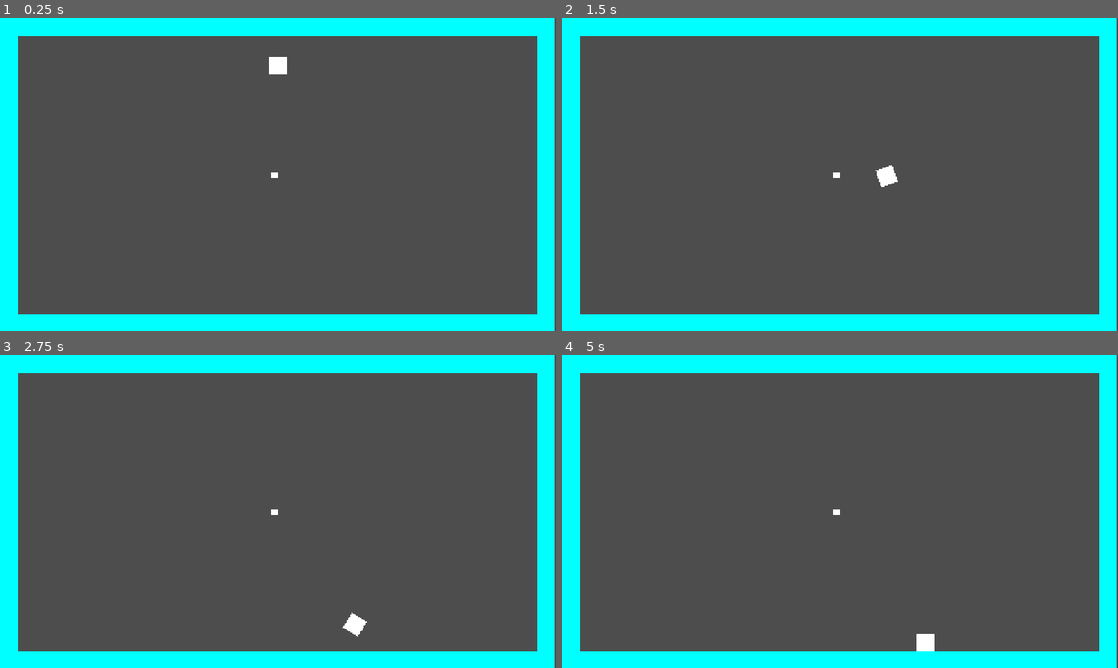
Above: before the commit, frames 1-4 (two rows, left to right).
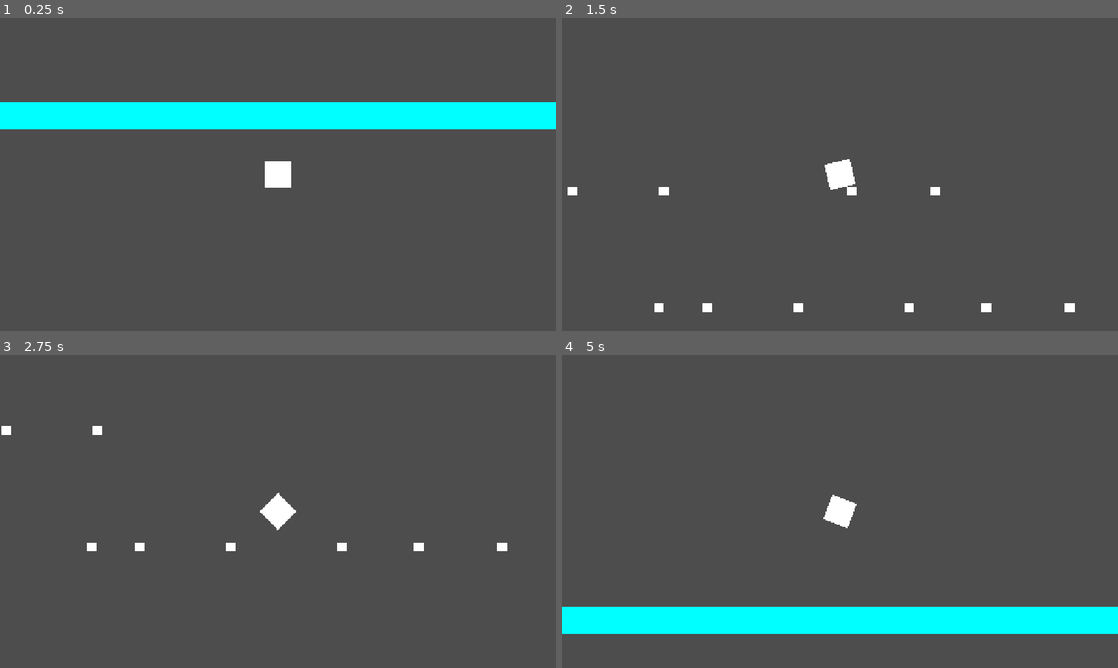
Above: after the commit, the same moments.

Repository: eindoc/2KEEN-Game
Game: Godot game, scene res://scenes/GAME_Plonko/plonko.tscn
Two runs of this game, one before a commit and one after it. Both use one fixed random seed, a clock stepped at 60 frames per second and the inputs below. This scene is started directly instead of the project's main scene.
Inputs:
- Up to frame 1 (0.25 s): no input
- Up to frame 2 (1.5 s): hold D (Right) from 0.53 s (still down); tap Space (Jump) at 0.77 s
- Up to frame 3 (2.75 s): tap Space (Jump) at 1.52 s; release D (Right) at 2.03 s; hold A (Left) from 2.03 s (still down)
- Up to frame 4 (5 s): release A (Left) at 2.78 s; hold D (Right) 2.78-4.28 s; tap Space (Jump) at 3.02, 3.77, 4.52 s; hold A (Left) from 4.28 s (still down)

The runs differ from the first frame. In frame 1, 25% of the frame differs, in the area x 0-100%, y 0-100%; in frame 2, 18%; in frame 3, 18%; in frame 4, 25%.

Commit message:
okay this might be fun

Diff:
--- a/scenes/GAME_Plonko/ball.gd
+++ b/scenes/GAME_Plonko/ball.gd
@@ -5,7 +5,7 @@
 # Called when the node enters the scene tree for the first time.
 func _ready() -> void:
 	contact_monitor = true
-	max_contacts_reported = 4
+	max_contacts_reported = 10
 	#linear_velocity = Vector2(randf_range(-50, 50), 0)
 
 
@@ -14,8 +14,7 @@
 	pass
 
 
-
-
-#func _on_body_entered(body: Node) -> void:
-	#if body.is_in_group("pegs"):
-		#body.hit()
+func _on_body_entered(body):
+	print("hit: ", body.name)
+	if body.has_method("get_hit"):
+		body.get_hit()
--- /dev/null
+++ b/scenes/GAME_Plonko/levels/layout_01.json
@@ -0,0 +1,98 @@
+[
+	{
+		"x": 236.0,
+		"y": 368.0
+	},
+	{
+		"x": 310.0,
+		"y": 368.0
+	},
+	{
+		"x": 450.0,
+		"y": 368.0
+	},
+	{
+		"x": 620.0,
+		"y": 368.0
+	},
+	{
+		"x": 738.0,
+		"y": 368.0
+	},
+	{
+		"x": 866.0,
+		"y": 368.0
+	},
+	{
+		"x": 442.0,
+		"y": 547.0
+	},
+	{
+		"x": 516.0,
+		"y": 547.0
+	},
+	{
+		"x": 656.0,
+		"y": 547.0
+	},
+	{
+		"x": 826.0,
+		"y": 547.0
+	},
+	{
+		"x": 944.0,
+		"y": 547.0
+	},
+	{
+		"x": 1072.0,
+		"y": 547.0
+	},
+	{
+		"x": 228.0,
+		"y": 804.0
+	},
+	{
+		"x": 302.0,
+		"y": 804.0
+	},
+	{
+		"x": 442.0,
+		"y": 804.0
+	},
+	{
+		"x": 612.0,
+		"y": 804.0
+	},
+	{
+		"x": 730.0,
+		"y": 804.0
+	},
+	{
+		"x": 858.0,
+		"y": 804.0
+	},
+	{
+		"x": 449.0,
+		"y": 997.0
+	},
+	{
+		"x": 523.0,
+		"y": 997.0
+	},
+	{
+		"x": 663.0,
+		"y": 997.0
+	},
+	{
+		"x": 833.0,
+		"y": 997.0
+	},
+	{
+		"x": 951.0,
+		"y": 997.0
+	},
+	{
+		"x": 1079.0,
+		"y": 997.0
+	}
+]
--- a/scenes/GAME_Plonko/peg.gd
+++ b/scenes/GAME_Plonko/peg.gd
@@ -1,11 +1,5 @@
 extends StaticBody2D
 
 
-# Called when the node enters the scene tree for the first time.
-func _ready() -> void:
-	pass # Replace with function body.
-
-
-# Called every frame. 'delta' is the elapsed time since the previous frame.
-func _process(delta: float) -> void:
-	pass
+func get_hit():
+	queue_free()
--- a/scenes/GAME_Plonko/peg.tscn
+++ b/scenes/GAME_Plonko/peg.tscn
@@ -4,19 +4,15 @@
 
 [sub_resource type="CircleShape2D" id="CircleShape2D_ywbwp"]
 
-[node name="Peg" type="Node2D"]
-position = Vector2(221, 0)
-
-[node name="Peg" type="StaticBody2D" parent="."]
+[node name="Peg" type="StaticBody2D"]
 script = ExtResource("1_pkhfl")
 
-[node name="ColorRect" type="ColorRect" parent="Peg"]
-offset_left = 445.0
-offset_top = 354.0
-offset_right = 460.0
-offset_bottom = 368.0
+[node name="ColorRect" type="ColorRect" parent="."]
+offset_left = -8.0
+offset_top = -7.0
+offset_right = 7.0
+offset_bottom = 7.0
 
-[node name="CollisionShape2D" type="CollisionShape2D" parent="Peg"]
-position = Vector2(453, 361)
+[node name="CollisionShape2D" type="CollisionShape2D" parent="."]
 shape = SubResource("CircleShape2D_ywbwp")
 debug_color = Color(0.81582457, 0.35426295, 0.53031933, 0.41960785)
--- /dev/null
+++ b/scenes/GAME_Plonko/peg_layout_editor.gd
@@ -0,0 +1,27 @@
+@tool
+extends Node2D
+
+@export var save_path: String = "res://scenes/GAME_Plonko/levels/layout_01.json"
+@export var save_layout: bool = false:
+    set(value):
+        if value and Engine.is_editor_hint():
+            _save_pegs()
+            save_layout = false  # reset the button
+
+func _save_pegs():
+    print("_save_pegs called")
+    print("children count: ", get_children().size())
+
+    var pegs = []
+    for child in get_children():
+        print("found child: ", child.name)
+        pegs.append({ "x": child.position.x, "y": child.position.y })
+
+    print("saving ", pegs.size(), " pegs to ", save_path)
+    var file = FileAccess.open(save_path, FileAccess.WRITE)
+    if file == null:
+        print("ERROR: could not open file. Error code: ", FileAccess.get_open_error())
+        return
+    file.store_string(JSON.stringify(pegs, "\t"))
+    file.close()
+    print("done!")
--- /dev/null
+++ b/scenes/GAME_Plonko/peg_spawner.gd
@@ -0,0 +1,25 @@
+extends Node2D
+
+@export var peg_scene: PackedScene
+@export var layout_path: String = "res://scenes/GAME_Plonko/levels/layout_01.json"
+
+func _ready():
+	print("PegSpawner _ready called")
+
+	if peg_scene == null:
+		print("ERROR: peg_scene is not assigned")
+		return
+
+	var file = FileAccess.open(layout_path, FileAccess.READ)
+	if file == null:
+		print("ERROR: could not open file")
+		return
+
+	var pegs = JSON.parse_string(file.get_as_text())
+	file.close()
+
+	for peg_data in pegs:
+		var peg = peg_scene.instantiate()
+		add_child(peg)
+		peg.position = Vector2(peg_data["x"], peg_data["y"])
+		print("spawned peg at: ", peg.position)
--- a/scenes/GAME_Plonko/plonko.tscn
+++ b/scenes/GAME_Plonko/plonko.tscn
@@ -1,12 +1,14 @@
-[gd_scene load_steps=7 format=3 uid="uid://yjod48nfsb6j"]
+[gd_scene load_steps=9 format=3 uid="uid://yjod48nfsb6j"]
 
 [ext_resource type="Script" uid="uid://cvweo7ar2bbno" path="res://scenes/GAME_Plonko/plonko.gd" id="1_1u2b4"]
 [ext_resource type="Script" uid="uid://wjyvtfphskk7" path="res://scenes/GAME_Plonko/ball.gd" id="1_ubr4u"]
 [ext_resource type="PackedScene" uid="uid://duwphgml3g2f0" path="res://scenes/GAME_Plonko/peg.tscn" id="2_odifc"]
+[ext_resource type="Script" uid="uid://gn2t20534rko" path="res://scenes/GAME_Plonko/peg_spawner.gd" id="4_odifc"]
+[ext_resource type="Script" uid="uid://bsc5v7xugljg4" path="res://scenes/GAME_Plonko/peg_layout_editor.gd" id="5_k1ptq"]
 
 [sub_resource type="PhysicsMaterial" id="PhysicsMaterial_ubr4u"]
-friction = 0.3
-bounce = 0.7
+friction = 0.1
+bounce = 0.87
 
 [sub_resource type="CircleShape2D" id="CircleShape2D_1gq7q"]
 radius = 20.09975
@@ -31,10 +33,14 @@
 position = Vector2(20, 20)
 shape = SubResource("CircleShape2D_1gq7q")
 
-[node name="Boundaries" type="Node" parent="."]
+[node name="Camera2D" type="Camera2D" parent="Ball"]
+position = Vector2(20, 20)
+zoom = Vector2(1.5, 1.5)
+
+[node name="Boundaries" type="Node2D" parent="."]
 
 [node name="L Wall" type="StaticBody2D" parent="Boundaries"]
-scale = Vector2(1, 18.039999)
+scale = Vector2(1, 44.679996)
 
 [node name="CollisionShape2D" type="CollisionShape2D" parent="Boundaries/L Wall"]
 position = Vector2(20, 20)
@@ -48,7 +54,7 @@
 
 [node name="R Wall" type="StaticBody2D" parent="Boundaries"]
 position = Vector2(1237, 0)
-scale = Vector2(1, 18.039999)
+scale = Vector2(1, 44.6)
 
 [node name="CollisionShape2D" type="CollisionShape2D" parent="Boundaries/R Wall"]
 position = Vector2(20, 20)
@@ -76,7 +82,7 @@
 color = Color(0, 1, 1, 1)
 
 [node name="Floor" type="StaticBody2D" parent="Boundaries"]
-position = Vector2(6.412648e-13, 722)
+position = Vector2(20, 1789)
 rotation = -1.5707964
 scale = Vector2(1, 31.84)
 
@@ -90,5 +96,12 @@
 offset_bottom = 40.0
 color = Color(0, 1, 1, 1)
 
-[node name="Peg" parent="." instance=ExtResource("2_odifc")]
-position = Vector2(179, 0)
+[node name="PegSpawner" type="Node2D" parent="."]
+position = Vector2(0, 312)
+script = ExtResource("4_odifc")
+peg_scene = ExtResource("2_odifc")
+
+[node name="PegLayoutEditor" type="Node2D" parent="."]
+script = ExtResource("5_k1ptq")
+
+[connection signal="body_entered" from="Ball" to="Ball" method="_on_body_entered"]
Binary file removed: ianarcade1112/index.apple-touch-icon.png
Not shown, removed: ianarcade1112/index.apple-touch-icon.png.import
Binary file removed: ianarcade1112/index.icon.png
Not shown, removed: ianarcade1112/index.icon.png.import
Binary file removed: ianarcade1112/index.png
Not shown, removed: ianarcade1112/index.png.import
Not shown, added: scenes/GAME_Plonko/peg_layout_editor.gd.uid
Not shown, added: scenes/GAME_Plonko/peg_spawner.gd.uid
Not shown, changed: ianarcade1112.zip
Not shown, removed: ianarcade1112/index.audio.position.worklet.js
Not shown, removed: ianarcade1112/index.audio.worklet.js
Not shown, removed: ianarcade1112/index.html
(and 3 more such lines)
